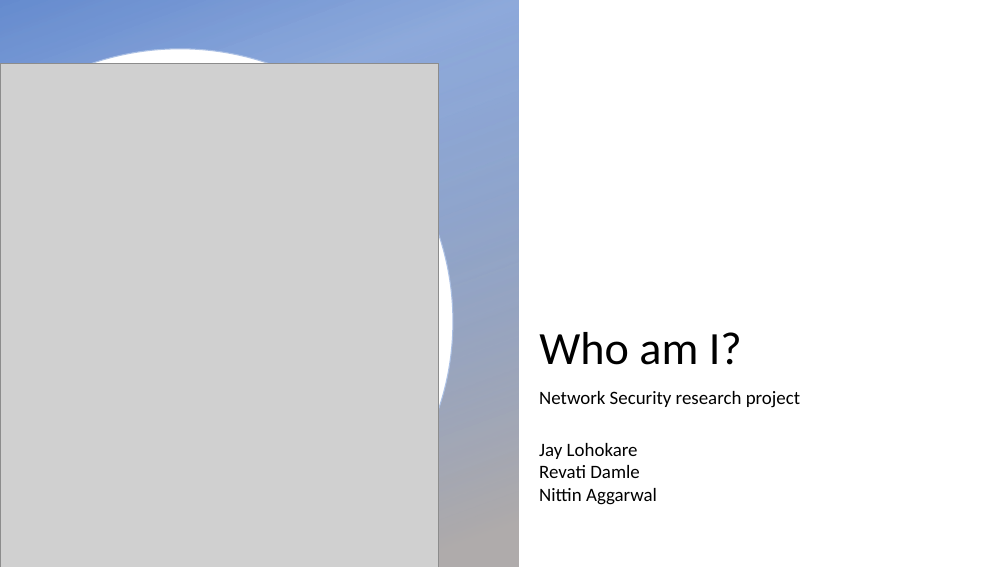
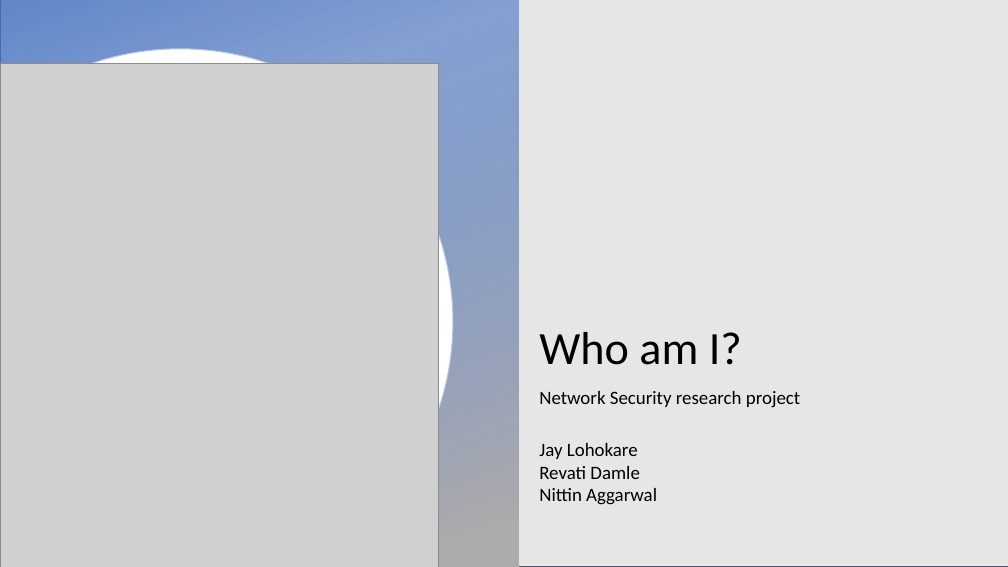
Before and after one commit to JayLohokare/who-am-I, a slide deck: slide 1 of Who am I.pptx. Drawn at 1008x567 pixels with LibreOffice and Linux fonts; fonts in the diff are those of the drawing; grey boxes stand for pictures; background and template pictures are left out. Boxes give left, top, right and bottom in pixels: in the first picture for what was removed or moved away, otherwise in the second. Text is boxed around its words. In the diff, an @@ line names an element or a change of style, - is before the commit and + after.

```diff
--- a/Who am I.pptx
+++ b/Who am I.pptx
@@ rectangle at <box>0,0,519,567</box>: fill gradient #4472C4 to #AFABAB to gradient #4472C3 to #4472C4 to #AEABAB @@
@@ rectangle added at <box>0,0,1008,566</box>, fill #E7E6E6, outline #44546A 0.75 pt @@
@@ freeform shape at <box>0,49,453,567</box>: outline #A5A5A5 1 pt to #B3C6E7 1 pt @@
```
Also in this commit, not shown: 19 other slides changed.
